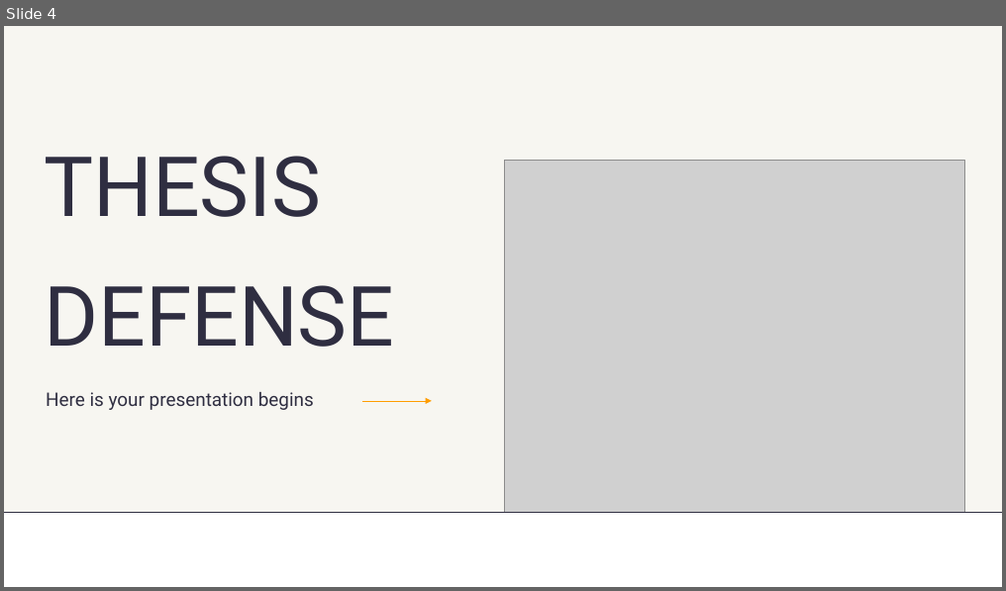
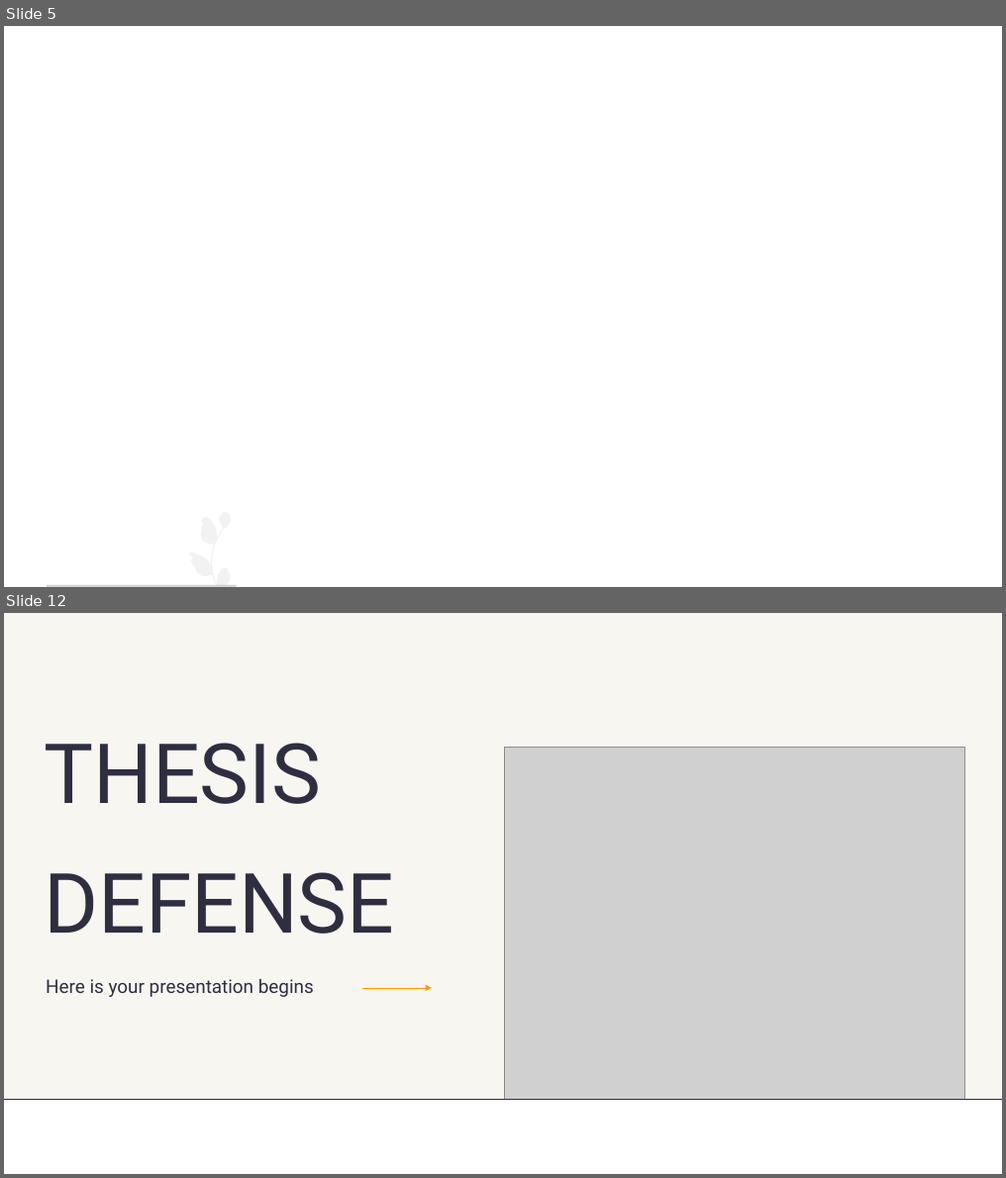
Before and after one commit to AbdessamadAbdaoui/Presentation_Git, a slide deck: presentation_Git.pptx. Shown one above the other, each under a label of ours: slide 4 before the commit, slides 5 and 12 after it; the slides between them are not shown. The pictures are 1006x591 and 1006x1178 pixels, drawn with LibreOffice and Linux fonts; fonts in the diff are those of the drawing; grey boxes stand for pictures. Boxes give left, top, right and bottom in pixels: in the first picture for what was removed or moved away, otherwise in the second. Text is boxed around its words. In the diff, an @@ line names an element or a change of style, - is before the commit and + after.

```diff
--- a/presentation_Git.pptx
+++ b/presentation_Git.pptx
@@ slide 5 added at (4, 26, 1002, 587), background #FFFFFF @@
@@ freeform shape added at (127, 211, 132, 211), fill #F2F2F2 @@
@@ freeform shape added at (190, 512, 232, 586), fill #F2F2F2 @@
@@ freeform shape added at (46, 585, 237, 586), fill #CCCCCC @@
@@ what was slide 4 is now slide 12 @@
```
Also in this commit, not shown: 3 slides changed, 7 other slides added, 1 slide removed.
